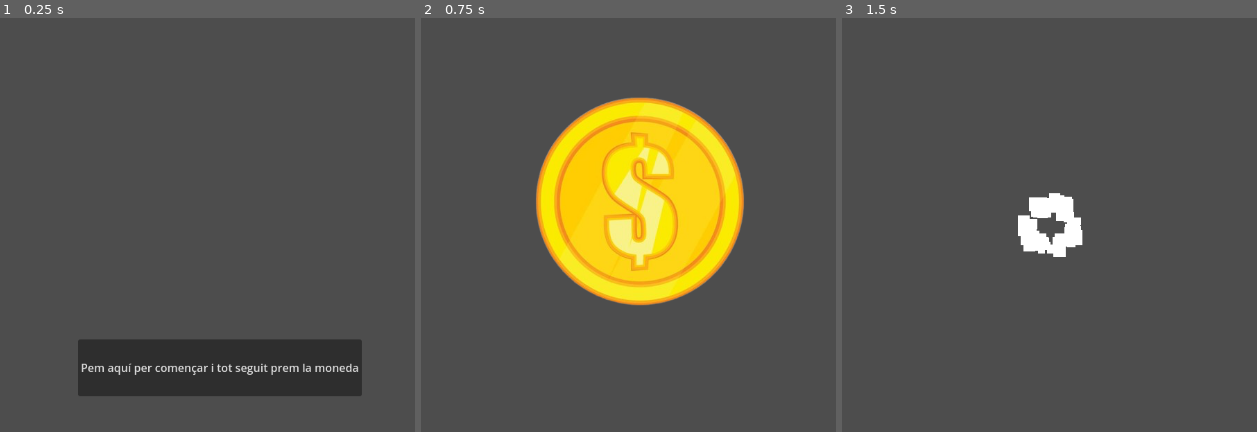
Above: before the commit, frames 1-3 (left to right).
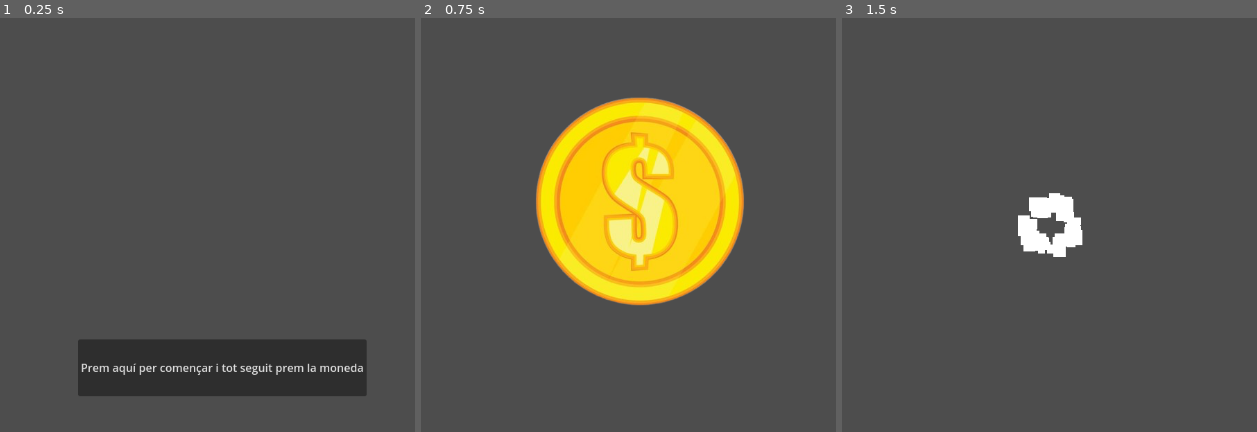
Above: after the commit, the same moments.

Repository: hgrnjkhg/entrega3
Game: Godot game, scene res://moneda explota.tscn
Two runs of this game, one before a commit and one after it. Both use one fixed random seed, a clock stepped at 60 frames per second and the inputs below. The project has no main scene, so this scene is started directly.
Inputs (mouse positions are in pixels of both pictures, inside the frame that each line leads up to):
- Up to frame 1 (0.25 s): no input
- Up to frame 2 (0.75 s): click "Pem aquí per començar i tot s…" (after the commit: "Prem aquí per començar i tot …") at 0.5 s
- Up to frame 3 (1.5 s): tap Enter (ui_accept) at 1.25 s; move the mouse to (1057, 204) at 1.27 s; click (1057, 204) at 1.42 s

The runs differ from the first frame. In frame 1, 0.9% of the frame differs, in the area x 21-89%, y 77-92%; in frame 2, nothing differs; in frame 3, nothing differs.

Commit message:
corretgir error

Diff:
--- a/entrega3/moneda explota.tscn
+++ b/entrega3/moneda explota.tscn
@@ -36,7 +36,7 @@
 offset_top = 487.0
 offset_right = 797.0
 offset_bottom = 569.0
-text = "Pem aquí per començar i tot seguit prem la moneda"
+text = "Prem aquí per començar i tot seguit prem la moneda"
 
 [connection signal="input_event" from="MonedaArea" to="." method="_on_moneda_area_input_event"]
 [connection signal="pressed" from="Control/Button" to="." method="_on_button_pressed"]
